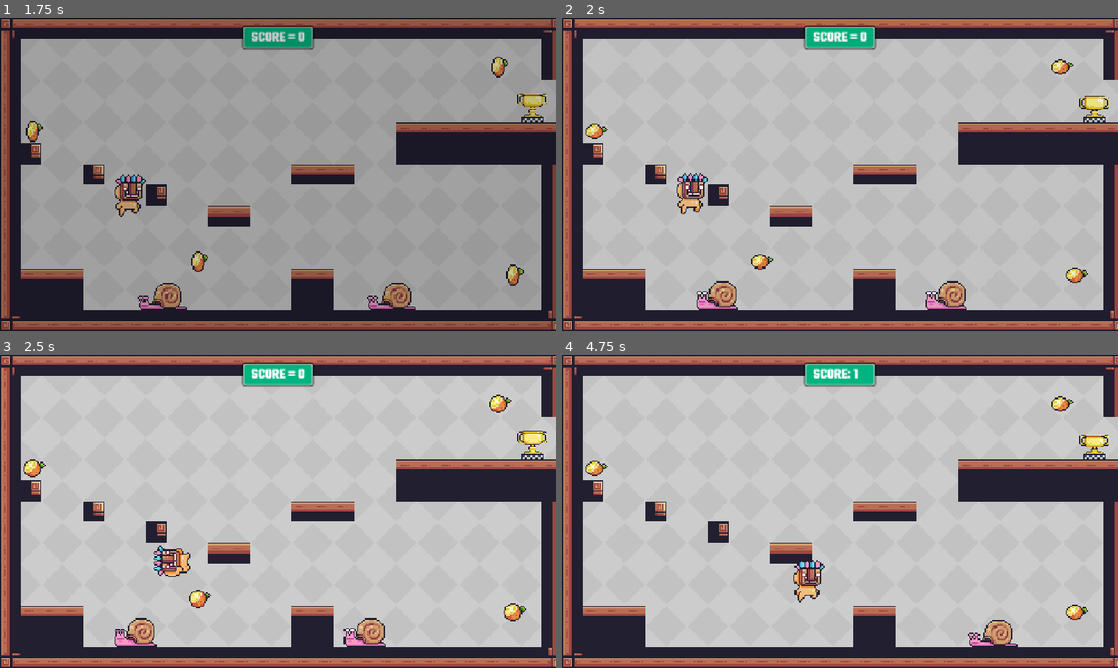
Above: before the commit, frames 1-4 (two rows, left to right).
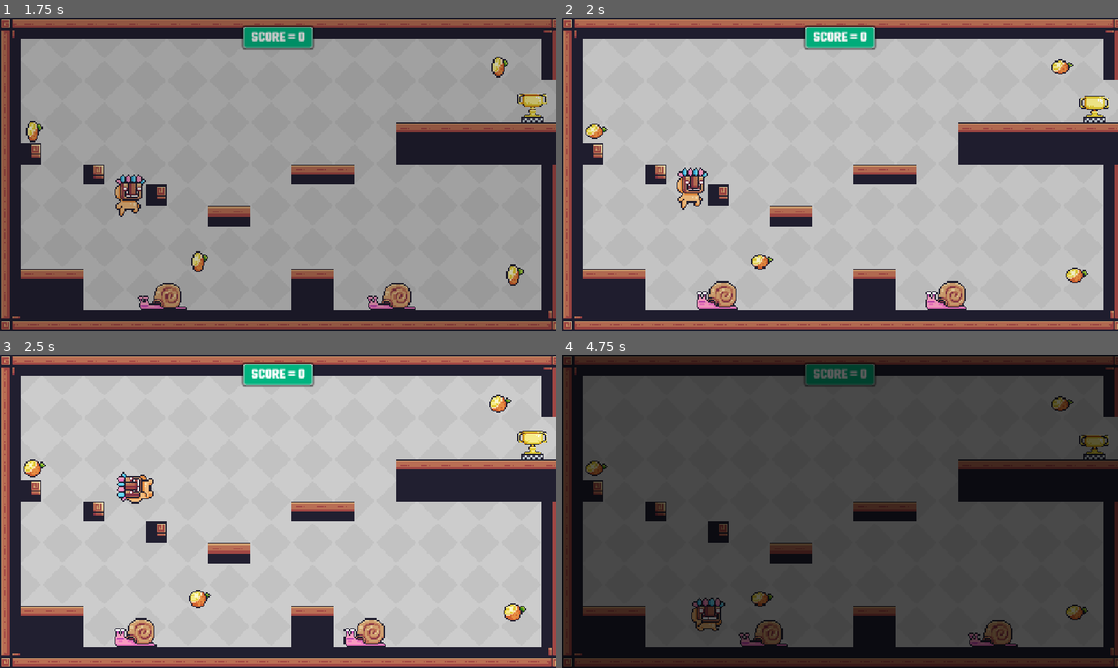
Above: after the commit, the same moments.

Repository: asehdev1994/pixel-platformer
Game: Godot game, scene res://Scenes/main.tscn
Same seed, same stepped clock (60 frames per second), same inputs: the game is played once before the commit and once after it.
Inputs:
- Up to frame 1 (1.75 s): click "Play" at 0.5 s; hold D (right) from 1.28 s (still down); tap Space (jump) at 1.52 s
- Up to frame 2 (2 s): keep holding D (right)
- Up to frame 3 (2.5 s): keep holding D (right); tap Space (jump) at 2.27 s
- Up to frame 4 (4.75 s): release D (right) at 2.78 s; hold A (left) 2.78-3.53 s; hold D (right) from 3.53 s (still down); tap Space (jump) at 3.77, 4.52 s

Frame 1 is identical in both runs. In frame 2, 0.5% of the frame differs, in the area x 20-27%, y 47-63%; in frame 3, 1.0%; in frame 4, 100%, in the area x 0-100%, y 0-100%.

Commit message:
Implement wall slide physics

Diff:
--- a/Scripts/player.gd
+++ b/Scripts/player.gd
@@ -10,6 +10,7 @@
 var can_move = true
 const MAX_JUMPS = 2
 var jumps_left = MAX_JUMPS
+const WALL_SLIDE_GRAVITY_MULTIPLIER = 0.2
 
 func _ready() -> void:
 	animated_sprite_2d.animation_finished.connect(_on_animation_finished)
@@ -23,11 +24,12 @@
 		jumps_left = MAX_JUMPS
 
 	# Add the gravity.
+	# Add the gravity.
 	if not is_on_floor():
-		velocity += get_gravity() * delta
-
-	if is_wall_sliding():
-		print("Wall sliding")
+		if is_wall_sliding():
+			velocity += get_gravity() * delta * WALL_SLIDE_GRAVITY_MULTIPLIER
+		else:
+			velocity += get_gravity() * delta
 
 	if can_move:
 		# Handle jump.
